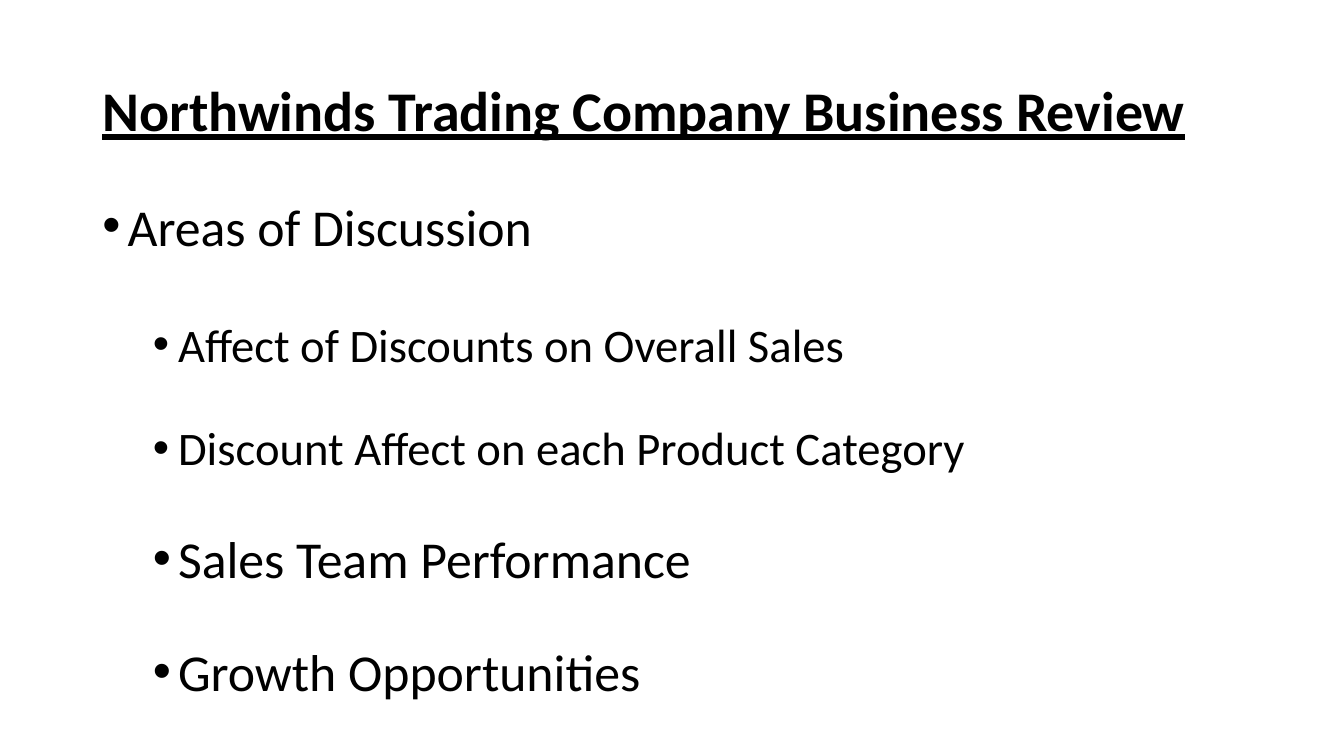
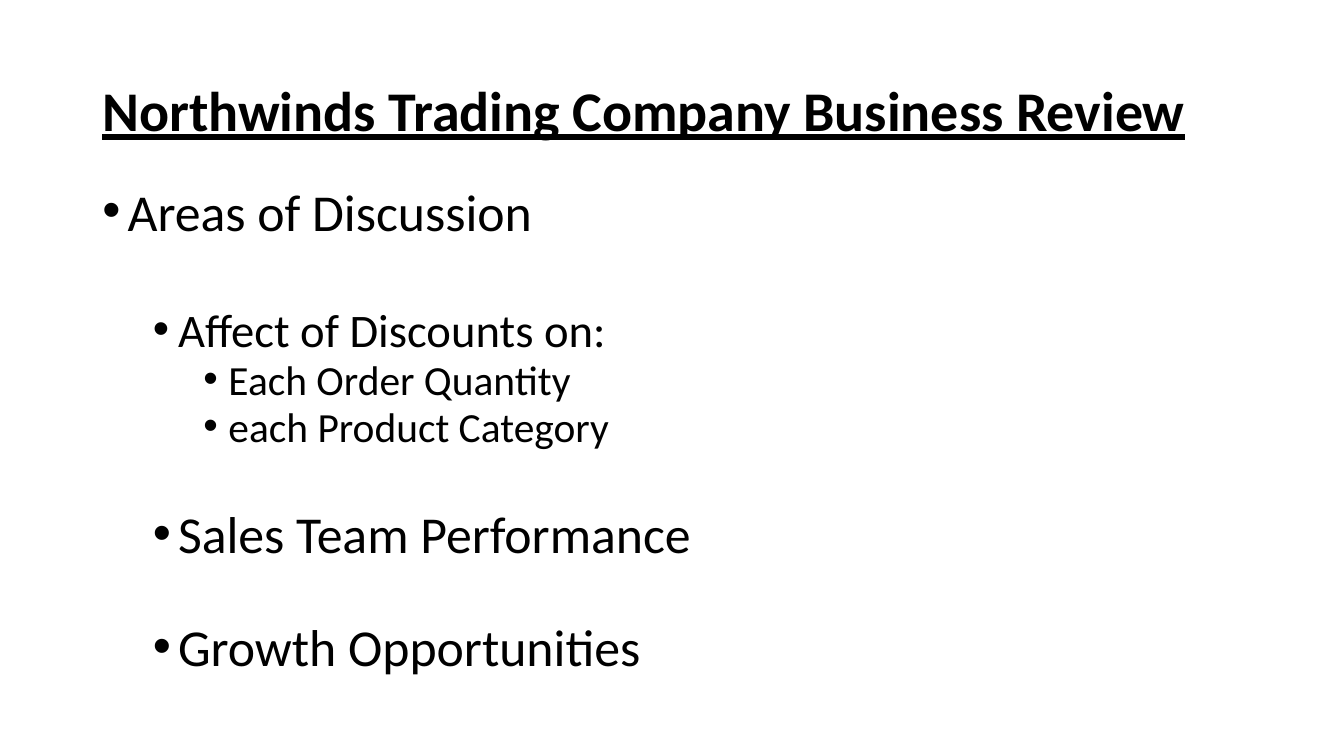
Before and after one commit to joewebb11/dsc-2-final-project-online-ds-pt-112618, a slide deck: slide 2 of NorthWindsPresentation.pptx (slide 1 before the commit). Drawn at 1344x756 pixels with LibreOffice and Linux fonts; fonts in the diff are those of the drawing. Boxes give left, top, right and bottom in pixels: in the first picture for what was removed or moved away, otherwise in the second. Text is boxed around its words. In the diff, an @@ line names an element or a change of style, - is before the commit and + after.

```diff
--- a/NorthWindsPresentation.pptx
+++ b/NorthWindsPresentation.pptx
@@ text "Areas of Discussion": place and size @@
-text "Areas of Discussion" at (128,210,964,700)
+text "Areas of Discussion" at (128,195,690,675)
@@ text at (178,314,609,449): text changed; size 33.3 to 29.6 pt @@
-  • Affect of Discounts on Overall Sales
-  • Discount Affect on each Product Category
+  • Affect of Discounts on:
+    • Each Order Quantity
+    • each Product Category
```
Also in this commit, not shown: 5 other slides changed, 2 slides added, 2 slides removed, 2 other files.
